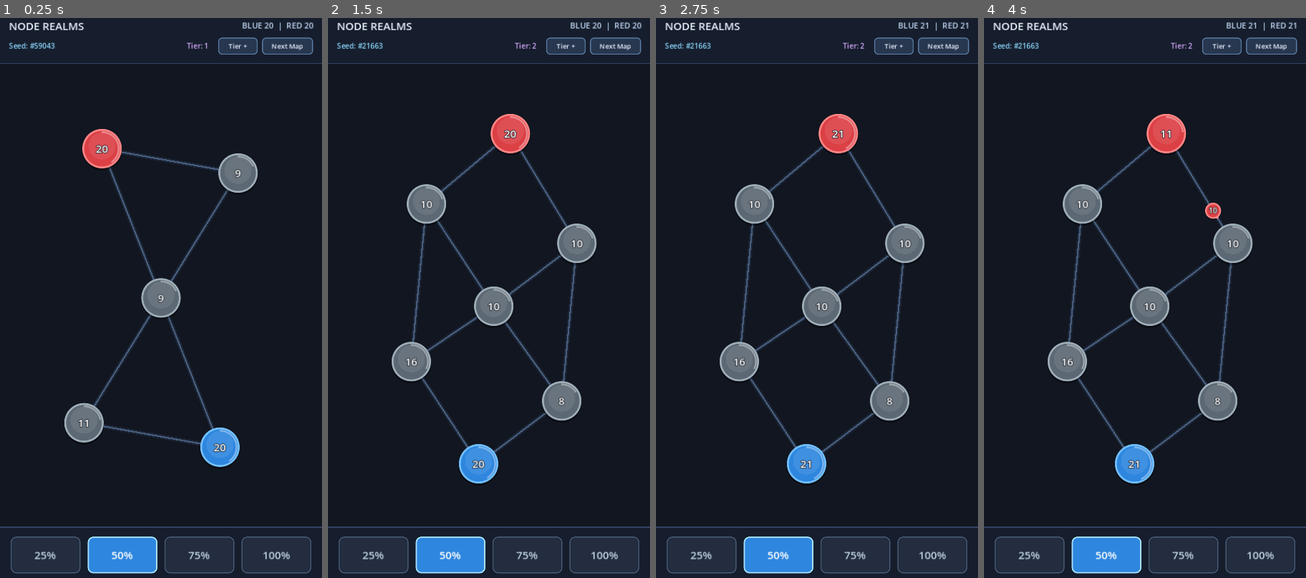
Above: before the commit, frames 1-4 (left to right).
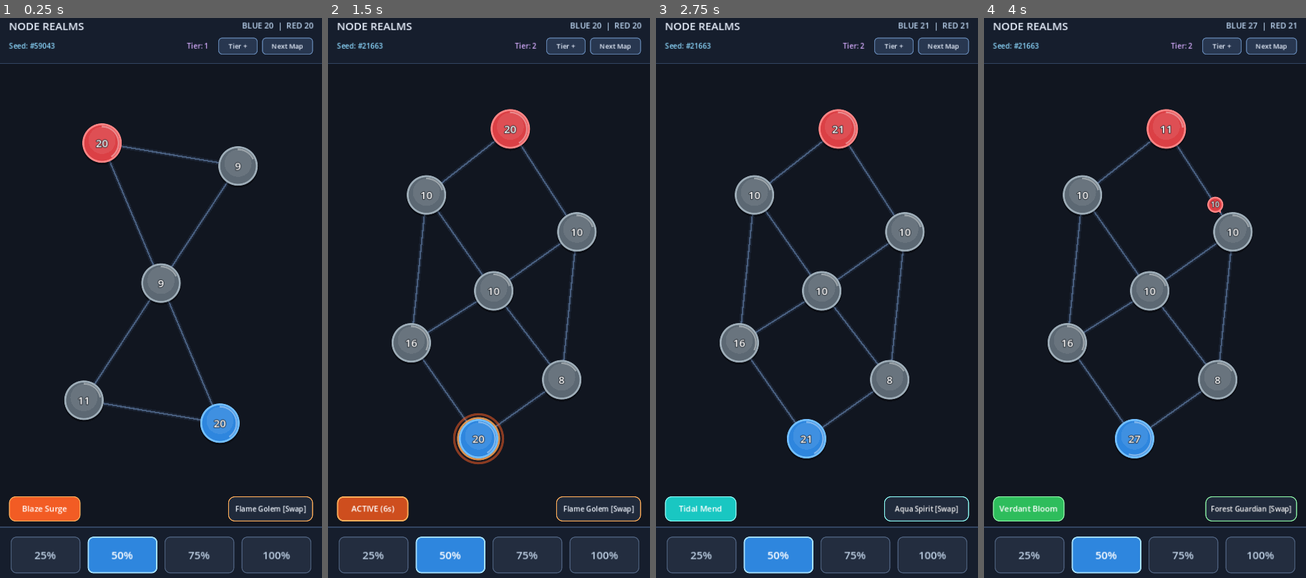
Above: after the commit, the same moments.

Repository: bohoa96tb/NodeRealms
Game: Godot game, scene res://scenes/BattleScene.tscn
The game is run twice, just before and just after one commit, with the same random seed, the same clock (stepped at 60 frames per second) and the same inputs.
Inputs (mouse positions are in pixels of both pictures, inside the frame that each line leads up to):
- Up to frame 1 (0.25 s): no input
- Up to frame 2 (1.5 s): click "Tier +" at 0.5 s; click (373, 510) at 1.25 s, where only the run after the commit has a clickable "Blaze Surge"
- Up to frame 3 (2.75 s): click (926, 510) at 2 s, where only the run after the commit has a clickable "Flame Golem [Swap]"
- Up to frame 4 (4 s): click (1029, 510) at 2.75 s, where only the run after the commit has a clickable "Tidal Mend"; click (1254, 510) at 3.5 s, where only the run after the commit has a clickable "Aqua Spirit [Swap]"

The runs differ from the first frame. In frame 1, 7.0% of the frame differs, in the area x 2-98%, y 18-90%; in frame 2, 9.1%, in the area x 2-98%, y 16-90%; in frame 3, 8.8%; in frame 4, 9.1%.

Commit message:
Implement P2 Part 1: 4 MVP Creatures, Active Skills HUD, and 110px Node Spacing

Diff:
--- a/scenes/BattleScene.tscn
+++ b/scenes/BattleScene.tscn
@@ -1,9 +1,10 @@
-[gd_scene load_steps=10 format=3]
+[gd_scene load_steps=11 format=3]
 
 [ext_resource type="Script" path="res://scripts/battle_manager.gd" id="1_battle_manager"]
 [ext_resource type="Script" path="res://scripts/ai_controller.gd" id="2_ai_controller"]
 [ext_resource type="PackedScene" path="res://scenes/BaseNode.tscn" id="3_base_node"]
 [ext_resource type="PackedScene" path="res://scenes/ArmyGroup.tscn" id="4_army_group"]
+[ext_resource type="Script" path="res://scripts/creature_manager.gd" id="5_creature_manager"]
 
 [sub_resource type="StyleBoxFlat" id="StyleBoxFlat_topbar"]
 bg_color = Color(0.09, 0.12, 0.18, 0.92)
@@ -85,6 +86,9 @@
 [node name="AIController" type="Node" parent="."]
 script = ExtResource("2_ai_controller")
 
+[node name="CreatureManager" type="Node" parent="."]
+script = ExtResource("5_creature_manager")
+
 [node name="HUD" type="CanvasLayer" parent="."]
 
 [node name="HUDRoot" type="Control" parent="HUD"]
@@ -177,6 +181,39 @@
 theme_override_font_sizes/font_size = 15
 text = "Next Map"
 
+[node name="SkillBar" type="HBoxContainer" parent="HUD/HUDRoot"]
+layout_mode = 1
+anchors_preset = 12
+anchor_top = 1.0
+anchor_right = 1.0
+anchor_bottom = 1.0
+offset_left = 20.0
+offset_top = -192.0
+offset_right = -20.0
+offset_bottom = -136.0
+grow_horizontal = 2
+grow_vertical = 0
+mouse_filter = 2
+
+[node name="SkillBtn" type="Button" parent="HUD/HUDRoot/SkillBar"]
+custom_minimum_size = Vector2(160, 56)
+layout_mode = 2
+focus_mode = 0
+theme_override_font_sizes/font_size = 18
+text = "Blaze Surge"
+
+[node name="SkillSpacer" type="Control" parent="HUD/HUDRoot/SkillBar"]
+layout_mode = 2
+size_flags_horizontal = 3
+mouse_filter = 2
+
+[node name="SwitchCreatureBtn" type="Button" parent="HUD/HUDRoot/SkillBar"]
+custom_minimum_size = Vector2(190, 56)
+layout_mode = 2
+focus_mode = 0
+theme_override_font_sizes/font_size = 16
+text = "Flame Golem [Swap]"
+
 [node name="BottomBar" type="PanelContainer" parent="HUD/HUDRoot"]
 layout_mode = 1
 anchors_preset = 12
--- a/scripts/army_group.gd
+++ b/scripts/army_group.gd
@@ -15,9 +15,11 @@
 var target_node: BaseNode = null
 var is_portal_travel: bool = false
 var is_resolved: bool = false
+var creature_manager: CreatureManager = null
 
 var _move_dir: Vector2 = Vector2.RIGHT
 var _warp_pulse: float = 0.0
+var _fire_pulse: float = 0.0
 
 @onready var troop_label: Label = $TroopLabel
 
@@ -28,13 +30,20 @@
 	queue_redraw()
 
 
-func setup(from_node: BaseNode, to_node: BaseNode, troop_count: int, portal_travel: bool = false) -> void:
+func setup(
+	from_node: BaseNode,
+	to_node: BaseNode,
+	troop_count: int,
+	portal_travel: bool = false,
+	mgr: CreatureManager = null
+) -> void:
 	source_node = from_node
 	target_node = to_node
 	faction = from_node.faction
 	troops = troop_count
 	power_multiplier = from_node.power_multiplier
 	is_portal_travel = portal_travel
+	creature_manager = mgr
 	global_position = from_node.global_position
 	_move_dir = (to_node.global_position - from_node.global_position).normalized()
 	if troop_label:
@@ -69,17 +78,31 @@
 	_move_dir = to_target / distance
 	global_position += _move_dir * step
 
+	var needs_redraw: bool = false
 	if is_portal_travel:
 		_warp_pulse = fmod(_warp_pulse + delta * 12.0, TAU)
+		needs_redraw = true
+	if _is_fire_buff_active():
+		_fire_pulse = fmod(_fire_pulse + delta * 10.0, TAU)
+		needs_redraw = true
+	if needs_redraw:
 		queue_redraw()
 
 
 func _draw() -> void:
 	var fill_color: Color = _get_fill_color()
 	var rim_color: Color = _get_rim_color()
+	var fire_active: bool = _is_fire_buff_active()
 
 	# Shadow
 	draw_circle(Vector2(0.0, 2.0), RADIUS + 2.0, Color(0.0, 0.0, 0.0, 0.35))
+
+	# FIRE buff glowing aura when Blaze Surge is active on PLAYER armies
+	if fire_active:
+		var fire_alpha: float = 0.65 + 0.3 * sin(_fire_pulse)
+		draw_circle(Vector2.ZERO, RADIUS + 7.0, Color(1.0, 0.36, 0.12, 0.28 * fire_alpha))
+		draw_arc(Vector2.ZERO, RADIUS + 4.0, 0.0, TAU, 32, Color(1.0, 0.45, 0.12, fire_alpha), 3.0, true)
+		rim_color = Color(1.0, 0.68, 0.28, 1.0)
 
 	# Portal warp aura & trail while traveling across a Portal
 	if is_portal_travel:
@@ -112,10 +135,22 @@
 	is_resolved = true
 
 	if target_node != null and is_instance_valid(target_node):
-		target_node.receive_army(faction, troops, power_multiplier)
+		var effective_attack_mult: float = power_multiplier
+		if faction == BaseNode.Faction.PLAYER and creature_manager != null and is_instance_valid(creature_manager):
+			effective_attack_mult *= creature_manager.get_attack_mult()
+		target_node.receive_army(faction, troops, effective_attack_mult)
 
 	arrived.emit(self)
 	queue_free()
+
+
+func _is_fire_buff_active() -> bool:
+	return (
+		faction == BaseNode.Faction.PLAYER
+		and creature_manager != null
+		and is_instance_valid(creature_manager)
+		and creature_manager.is_element_buff_active(CreatureData.Element.FIRE)
+	)
 
 
 func _update_label() -> void:
--- a/scripts/base_node.gd
+++ b/scripts/base_node.gd
@@ -37,6 +37,8 @@
 
 @onready var troop_label: Label = $TroopLabel
 
+var creature_manager: CreatureManager = null
+
 var is_selected: bool = false:
 	set(value):
 		if is_selected != value:
@@ -57,7 +59,11 @@
 
 var _is_mouse_over: bool = false
 var _portal_angle: float = 0.0
+var _buff_pulse: float = 0.0
+var _burst_progress: float = 1.0
+var _burst_color: Color = Color.WHITE
 var _pulse_tween: Tween
+var _burst_tween: Tween
 
 
 func _ready() -> void:
@@ -67,12 +73,27 @@
 
 
 func _process(delta: float) -> void:
+	var needs_redraw: bool = false
+
 	if faction == Faction.PLAYER or faction == Faction.ENEMY:
 		if troops < float(max_troops):
-			troops = minf(float(max_troops), troops + production_rate * delta)
+			var prod_mult: float = 1.0
+			if faction == Faction.PLAYER and creature_manager != null and is_instance_valid(creature_manager):
+				prod_mult = creature_manager.get_production_mult()
+			troops = minf(float(max_troops), troops + production_rate * prod_mult * delta)
 
 	if has_portal():
 		_portal_angle = fmod(_portal_angle + delta * 1.8, TAU)
+		needs_redraw = true
+
+	if _is_player_buff_active():
+		_buff_pulse = fmod(_buff_pulse + delta * 5.0, TAU)
+		needs_redraw = true
+
+	if _burst_progress < 1.0:
+		needs_redraw = true
+
+	if needs_redraw:
 		queue_redraw()
 
 
@@ -91,6 +112,15 @@
 		draw_arc(Vector2.ZERO, portal_radius, _portal_angle + PI, _portal_angle + PI * 1.68, 24, COLOR_PORTAL_CYAN, 3.0, true)
 		draw_circle(Vector2.from_angle(_portal_angle) * portal_radius, 3.5, COLOR_PORTAL_ORCHID)
 		draw_circle(Vector2.from_angle(_portal_angle + PI) * portal_radius, 3.5, COLOR_PORTAL_CYAN)
+
+	# Active creature buff glow ring for PLAYER nodes
+	if _is_player_buff_active():
+		var creature: Dictionary = creature_manager.get_equipped_creature()
+		var glow_col: Color = creature["color"]
+		var border_col: Color = creature["border_color"]
+		var pulse_alpha: float = 0.55 + 0.35 * sin(_buff_pulse)
+		draw_circle(Vector2.ZERO, RADIUS + 8.0, Color(glow_col.r, glow_col.g, glow_col.b, 0.18 * pulse_alpha))
+		draw_arc(Vector2.ZERO, RADIUS + 4.0, 0.0, TAU, 48, Color(border_col.r, border_col.g, border_col.b, pulse_alpha), 3.0, true)
 
 	# Selection / target highlight rings
 	if is_selected:
@@ -121,6 +151,12 @@
 			var end_angle: float = start_angle + TAU * fill_ratio
 			draw_arc(Vector2.ZERO, RADIUS - 5.0, start_angle, end_angle, 40, Color(1.0, 1.0, 1.0, 0.38), 2.5, true)
 
+	# Skill activation expanding shockwave ripple
+	if _burst_progress < 1.0:
+		var ripple_r: float = RADIUS + _burst_progress * 34.0
+		var ripple_alpha: float = (1.0 - _burst_progress) * 0.85
+		draw_arc(Vector2.ZERO, ripple_r, 0.0, TAU, 48, Color(_burst_color.r, _burst_color.g, _burst_color.b, ripple_alpha), 4.0, true)
+
 
 func extract_troops(ratio: float) -> int:
 	var available: int = floori(troops)
@@ -135,6 +171,26 @@
 	return amount
 
 
+func receive_heal(amount: int, burst_color: Color) -> void:
+	if amount <= 0:
+		return
+	troops = minf(float(max_troops), troops + float(amount))
+	play_pulse(1.18)
+	trigger_skill_burst(burst_color)
+
+
+func trigger_skill_burst(burst_color: Color) -> void:
+	if not is_inside_tree():
+		return
+	_burst_color = burst_color
+	_burst_progress = 0.0
+	if _burst_tween and _burst_tween.is_valid():
+		_burst_tween.kill()
+	_burst_tween = create_tween()
+	_burst_tween.tween_property(self, "_burst_progress", 1.0, 0.45).set_ease(Tween.EASE_OUT)
+	queue_redraw()
+
+
 func receive_army(incoming_faction: Faction, incoming_troops: int, attack_mult: float) -> void:
 	if incoming_troops <= 0:
 		return
@@ -145,6 +201,9 @@
 		return
 
 	var defense_mult: float = power_multiplier
+	if faction == Faction.PLAYER and creature_manager != null and is_instance_valid(creature_manager):
+		defense_mult *= creature_manager.get_defense_mult()
+
 	var attack_power: float = float(incoming_troops) * attack_mult
 	var defense_power: float = troops * defense_mult
 
@@ -195,6 +254,10 @@
 	_pulse_tween.tween_property(self, "scale", Vector2.ONE, 0.14).set_ease(Tween.EASE_IN_OUT)
 
 
+func _is_player_buff_active() -> bool:
+	return faction == Faction.PLAYER and creature_manager != null and is_instance_valid(creature_manager) and creature_manager.is_skill_active()
+
+
 func _refresh_visuals() -> void:
 	_update_troop_label()
 	queue_redraw()
--- a/scripts/battle_manager.gd
+++ b/scripts/battle_manager.gd
@@ -1,7 +1,7 @@
 class_name BattleManager
 extends Node2D
 
-const PLAY_AREA := Rect2(90.0, 190.0, 540.0, 890.0)
+const PLAY_AREA := Rect2(90.0, 185.0, 540.0, 835.0)
 const TOUCH_SELECT_PADDING: float = 16.0
 const RATIO_OPTIONS := [0.25, 0.5, 0.75, 1.0]
 const EMULATED_DEVICE_ID: int = -1
@@ -18,12 +18,16 @@
 @onready var army_groups_layer: Node2D = $ArmyGroupsLayer
 @onready var drag_line: Line2D = $DragLine
 @onready var ai_controller: AIController = $AIController
+@onready var creature_manager: CreatureManager = $CreatureManager
 
 @onready var stats_label: Label = $HUD/HUDRoot/TopBar/TopMargin/TopVBox/TopHeaderRow/StatsLabel
 @onready var seed_label: Label = $HUD/HUDRoot/TopBar/TopMargin/TopVBox/MapControlsRow/SeedLabel
 @onready var tier_label: Label = $HUD/HUDRoot/TopBar/TopMargin/TopVBox/MapControlsRow/TierLabel
 @onready var next_map_btn: Button = $HUD/HUDRoot/TopBar/TopMargin/TopVBox/MapControlsRow/NextMapBtn
 @onready var tier_btn: Button = $HUD/HUDRoot/TopBar/TopMargin/TopVBox/MapControlsRow/TierBtn
+
+@onready var skill_btn: Button = $HUD/HUDRoot/SkillBar/SkillBtn
+@onready var switch_creature_btn: Button = $HUD/HUDRoot/SkillBar/SwitchCreatureBtn
 
 @onready var btn_25: Button = $HUD/HUDRoot/BottomBar/BottomMargin/RatioContainer/Btn25
 @onready var btn_50: Button = $HUD/HUDRoot/BottomBar/BottomMargin/RatioContainer/Btn50
@@ -43,6 +47,7 @@
 var _map_generator := MapGenerator.new()
 var _portal_visuals: Array[Line2D] = []
 var _portal_anim_time: float = 0.0
+var _skill_blink_time: float = 0.0
 
 var _drag_source_node: BaseNode = null
 var _hovered_target_node: BaseNode = null
@@ -53,6 +58,10 @@
 
 var _style_btn_normal: StyleBoxFlat
 var _style_btn_active: StyleBoxFlat
+var _style_skill_ready: StyleBoxFlat
+var _style_skill_active: StyleBoxFlat
+var _style_skill_cooldown: StyleBoxFlat
+var _style_switch_btn: StyleBoxFlat
 
 
 func _ready() -> void:
@@ -60,10 +69,12 @@
 	ratio_buttons.assign([btn_25, btn_50, btn_75, btn_100])
 	_setup_hud_styles()
 	_connect_hud_signals()
+	_connect_creature_signals()
 	_select_ratio_index(1) # Default 50%
 
 	var initial_seed: int = randi_range(10000, 99999)
 	load_generated_map(initial_seed, 1)
+	_refresh_creature_hud()
 
 
 func _process(delta: float) -> void:
@@ -73,6 +84,10 @@
 		for line in _portal_visuals:
 			if is_instance_valid(line):
 				line.modulate.a = pulse_alpha
+
+	if creature_manager != null and creature_manager.is_skill_active():
+		_skill_blink_time += delta * 8.0
+		_update_active_skill_blink()
 
 	if _game_ended:
 		return
@@ -134,6 +149,10 @@
 	_game_ended = false
 	_stats_refresh_timer = 0.0
 
+	if creature_manager:
+		creature_manager.set_paused(false)
+		creature_manager.reset_state()
+
 	if drag_line:
 		drag_line.visible = false
 	if result_overlay:
@@ -157,6 +176,7 @@
 		node.position = node_info["position"]
 		node.faction = node_info["faction"] as BaseNode.Faction
 		node.troops = float(node_info["troops"])
+		node.creature_manager = creature_manager
 		nodes_layer.add_child(node)
 		all_nodes.append(node)
 		node_by_id[node.node_id] = node
@@ -181,6 +201,7 @@
 
 	_update_map_hud_labels()
 	_update_stats_label()
+	_refresh_creature_hud()
 
 
 func spawn_army(from_node: BaseNode, to_node: BaseNode, ratio: float) -> void:
@@ -198,7 +219,7 @@
 	var is_portal: bool = from_node.is_portal_connected_to(to_node)
 	var army: ArmyGroup = army_group_scene.instantiate() as ArmyGroup
 	army_groups_layer.add_child(army)
-	army.setup(from_node, to_node, sent_troops, is_portal)
+	army.setup(from_node, to_node, sent_troops, is_portal, creature_manager)
 	army.arrived.connect(_on_army_arrived)
 	_update_stats_label()
 
@@ -456,6 +477,10 @@
 	_game_ended = true
 	_cancel_drag()
 
+	if creature_manager:
+		creature_manager.set_paused(true)
+	_refresh_creature_hud()
+
 	if victory:
 		result_title.text = "VICTORY"
 		result_title.add_theme_color_override("font_color", Color(0.45, 0.88, 1.0, 1.0))
@@ -536,6 +561,34 @@
 			top_btn.add_theme_stylebox_override("pressed", style_top_btn_hover)
 			top_btn.add_theme_stylebox_override("focus", style_top_btn)
 
+	_style_skill_ready = StyleBoxFlat.new()
+	_style_skill_ready.set_border_width_all(2)
+	_style_skill_ready.set_corner_radius_all(14)
+	_style_skill_ready.content_margin_left = 12.0
+	_style_skill_ready.content_margin_right = 12.0
+
+	_style_skill_active = StyleBoxFlat.new()
+	_style_skill_active.set_border_width_all(3)
+	_style_skill_active.set_corner_radius_all(14)
+	_style_skill_active.content_margin_left = 12.0
+	_style_skill_active.content_margin_right = 12.0
+
+	_style_skill_cooldown = StyleBoxFlat.new()
+	_style_skill_cooldown.bg_color = Color(0.12, 0.14, 0.2, 0.85)
+	_style_skill_cooldown.border_color = Color(0.28, 0.32, 0.4, 0.75)
+	_style_skill_cooldown.set_border_width_all(2)
+	_style_skill_cooldown.set_corner_radius_all(14)
+	_style_skill_cooldown.content_margin_left = 12.0
+	_style_skill_cooldown.content_margin_right = 12.0
+
+	_style_switch_btn = StyleBoxFlat.new()
+	_style_switch_btn.bg_color = Color(0.13, 0.17, 0.24, 0.94)
+	_style_switch_btn.border_color = Color(0.45, 0.56, 0.72, 0.9)
+	_style_switch_btn.set_border_width_all(2)
+	_style_switch_btn.set_corner_radius_all(14)
+	_style_switch_btn.content_margin_left = 12.0
+	_style_switch_btn.content_margin_right = 12.0
+
 
 func _connect_hud_signals() -> void:
 	for i in range(ratio_buttons.size()):
@@ -548,6 +601,114 @@
 		next_map_btn.pressed.connect(_on_next_map_pressed)
 	if tier_btn:
 		tier_btn.pressed.connect(_on_tier_button_pressed)
+	if skill_btn:
+		skill_btn.pressed.connect(_on_skill_button_pressed)
+	if switch_creature_btn:
+		switch_creature_btn.pressed.connect(_on_switch_creature_pressed)
+
+
+func _connect_creature_signals() -> void:
+	if creature_manager == null:
+		return
+	creature_manager.skill_activated.connect(_on_skill_activated)
+	creature_manager.skill_ended.connect(_on_skill_ended)
+	creature_manager.cooldown_updated.connect(_on_cooldown_updated)
+	creature_manager.creature_changed.connect(_on_creature_changed)
+
+
+func _refresh_creature_hud() -> void:
+	if creature_manager == null:
+		return
+
+	var creature: Dictionary = creature_manager.get_equipped_creature()
+	var base_col: Color = creature["color"]
+	var border_col: Color = creature["border_color"]
+
+	if switch_creature_btn:
+		switch_creature_btn.text = "%s [Swap]" % creature["name"]
+		_style_switch_btn.border_color = border_col
+		switch_creature_btn.add_theme_stylebox_override("normal", _style_switch_btn)
+		switch_creature_btn.add_theme_stylebox_override("hover", _style_switch_btn)
+		switch_creature_btn.add_theme_stylebox_override("pressed", _style_switch_btn)
+		switch_creature_btn.add_theme_stylebox_override("focus", _style_switch_btn)
+		switch_creature_btn.add_theme_color_override("font_color", Color(0.95, 0.97, 1.0, 1.0))
+
+	if skill_btn == null:
+		return
+
+	_style_skill_ready.bg_color = base_col
+	_style_skill_ready.border_color = border_col
+	_style_skill_active.bg_color = base_col.darkened(0.15)
+	_style_skill_active.border_color = border_col
+
+	if creature_manager.is_skill_active():
+		skill_btn.disabled = true
+		skill_btn.modulate = Color(1.0, 1.0, 1.0, 1.0)
+		skill_btn.text = "ACTIVE (%ds)" % maxi(1, ceili(creature_manager.active_timer))
+		skill_btn.add_theme_stylebox_override("disabled", _style_skill_active)
+		skill_btn.add_theme_color_override("font_disabled_color", Color.WHITE)
+	elif creature_manager.cooldown_timer > 0.0:
+		skill_btn.disabled = true
+		skill_btn.modulate = Color(1.0, 1.0, 1.0, 0.65)
+		skill_btn.text = "%ds" % maxi(1, ceili(creature_manager.cooldown_timer))
+		skill_btn.add_theme_stylebox_override("disabled", _style_skill_cooldown)
+		skill_btn.add_theme_color_override("font_disabled_color", Color(0.72, 0.78, 0.86, 1.0))
+	else:
+		skill_btn.disabled = _game_ended
+		skill_btn.modulate = Color(1.0, 1.0, 1.0, 1.0)
+		skill_btn.text = creature["skill_name"]
+		skill_btn.add_theme_stylebox_override("normal", _style_skill_ready)
+		skill_btn.add_theme_stylebox_override("hover", _style_skill_ready)
+		skill_btn.add_theme_stylebox_override("pressed", _style_skill_ready)
+		skill_btn.add_theme_stylebox_override("focus", _style_skill_ready)
+		skill_btn.add_theme_stylebox_override("disabled", _style_skill_cooldown)
+		skill_btn.add_theme_color_override("font_color", Color.WHITE)
+
+
+func _update_active_skill_blink() -> void:
+	if _style_skill_active == null or creature_manager == null:
+		return
+	var creature: Dictionary = creature_manager.get_equipped_creature()
+	var border_col: Color = creature["border_color"]
+	var blink: float = 0.5 + 0.5 * sin(_skill_blink_time)
+	_style_skill_active.border_color = border_col.lerp(Color.WHITE, blink)
+
+
+func _on_skill_button_pressed() -> void:
+	if _game_ended or creature_manager == null:
+		return
+	var player_nodes: Array[BaseNode] = get_nodes_by_faction(BaseNode.Faction.PLAYER)
+	creature_manager.activate_skill(player_nodes)
+
+
+func _on_switch_creature_pressed() -> void:
+	if _game_ended or creature_manager == null:
+		return
+	creature_manager.cycle_creature()
+
+
+func _on_skill_activated(_creature: Dictionary) -> void:
+	_skill_blink_time = 0.0
+	_update_stats_label()
+	_refresh_creature_hud()
+
+
+func _on_skill_ended(_creature: Dictionary) -> void:
+	for node in all_nodes:
+		if is_instance_valid(node):
+			node.queue_redraw()
+	_refresh_creature_hud()
+
+
+func _on_cooldown_updated(_remaining_cooldown: float, _remaining_active: float) -> void:
+	_refresh_creature_hud()
+
+
+func _on_creature_changed(_creature: Dictionary) -> void:
+	for node in all_nodes:
+		if is_instance_valid(node):
+			node.queue_redraw()
+	_refresh_creature_hud()
 
 
 func _on_ratio_button_pressed(index: int) -> void:
--- /dev/null
+++ b/scripts/creature_data.gd
@@ -0,0 +1,81 @@
+class_name CreatureData
+extends RefCounted
+
+enum Element { FIRE, WATER, NATURE, EARTH }
+
+const CREATURE_ORDER := ["flame_golem", "aqua_spirit", "forest_guardian", "stone_titan"]
+
+
+static func get_all_creatures() -> Dictionary:
+	return {
+		"flame_golem": {
+			"id": "flame_golem",
+			"name": "Flame Golem",
+			"element": Element.FIRE,
+			"skill_name": "Blaze Surge",
+			"color": Color(0.95, 0.36, 0.14, 1.0),
+			"border_color": Color(1.0, 0.68, 0.35, 1.0),
+			"duration": 6.0,
+			"cooldown": 18.0,
+			"attack_mult": 1.4,
+			"defense_mult": 1.0,
+			"production_mult": 1.0,
+			"instant_heal": 0,
+		},
+		"aqua_spirit": {
+			"id": "aqua_spirit",
+			"name": "Aqua Spirit",
+			"element": Element.WATER,
+			"skill_name": "Tidal Mend",
+			"color": Color(0.10, 0.78, 0.76, 1.0),
+			"border_color": Color(0.55, 0.98, 0.96, 1.0),
+			"duration": 0.0,
+			"cooldown": 20.0,
+			"attack_mult": 1.0,
+			"defense_mult": 1.0,
+			"production_mult": 1.0,
+			"instant_heal": 6,
+		},
+		"forest_guardian": {
+			"id": "forest_guardian",
+			"name": "Forest Guardian",
+			"element": Element.NATURE,
+			"skill_name": "Verdant Bloom",
+			"color": Color(0.18, 0.74, 0.36, 1.0),
+			"border_color": Color(0.55, 0.96, 0.65, 1.0),
+			"duration": 8.0,
+			"cooldown": 22.0,
+			"attack_mult": 1.0,
+			"defense_mult": 1.0,
+			"production_mult": 2.0,
+			"instant_heal": 0,
+		},
+		"stone_titan": {
+			"id": "stone_titan",
+			"name": "Stone Titan",
+			"element": Element.EARTH,
+			"skill_name": "Iron Bastion",
+			"color": Color(0.76, 0.58, 0.20, 1.0),
+			"border_color": Color(0.96, 0.84, 0.48, 1.0),
+			"duration": 7.0,
+			"cooldown": 20.0,
+			"attack_mult": 1.0,
+			"defense_mult": 1.5,
+			"production_mult": 1.0,
+			"instant_heal": 0,
+		},
+	}
+
+
+static func get_creature(creature_id: String) -> Dictionary:
+	var all_data: Dictionary = get_all_creatures()
+	if all_data.has(creature_id):
+		return all_data[creature_id]
+	return all_data[CREATURE_ORDER[0]]
+
+
+static func get_next_creature_id(current_id: String) -> String:
+	var idx: int = CREATURE_ORDER.find(current_id)
+	if idx == -1:
+		return CREATURE_ORDER[0]
+	return CREATURE_ORDER[(idx + 1) % CREATURE_ORDER.size()]
--- /dev/null
+++ b/scripts/creature_manager.gd
@@ -0,0 +1,119 @@
+class_name CreatureManager
+extends Node
+
+signal skill_activated(creature: Dictionary)
+signal skill_ended(creature: Dictionary)
+signal cooldown_updated(remaining_cooldown: float, remaining_active: float)
+signal creature_changed(creature: Dictionary)
+
+var equipped_creature_id: String = "flame_golem"
+var active_timer: float = 0.0
+var cooldown_timer: float = 0.0
+
+var _is_paused: bool = false
+
+
+func _process(delta: float) -> void:
+	if _is_paused:
+		return
+
+	var changed: bool = false
+	var creature: Dictionary = get_equipped_creature()
+
+	if active_timer > 0.0:
+		active_timer = maxf(0.0, active_timer - delta)
+		changed = true
+		if active_timer <= 0.0:
+			cooldown_timer = float(creature["cooldown"])
+			skill_ended.emit(creature)
+	elif cooldown_timer > 0.0:
+		cooldown_timer = maxf(0.0, cooldown_timer - delta)
+		changed = true
+
+	if changed:
+		cooldown_updated.emit(cooldown_timer, active_timer)
+
+
+func set_paused(paused: bool) -> void:
+	_is_paused = paused
+
+
+func get_equipped_creature() -> Dictionary:
+	return CreatureData.get_creature(equipped_creature_id)
+
+
+func cycle_creature() -> Dictionary:
+	equipped_creature_id = CreatureData.get_next_creature_id(equipped_creature_id)
+	reset_state()
+	var creature: Dictionary = get_equipped_creature()
+	creature_changed.emit(creature)
+	return creature
+
+
+func reset_state() -> void:
+	var was_active: bool = active_timer > 0.0
+	active_timer = 0.0
+	cooldown_timer = 0.0
+	if was_active:
+		skill_ended.emit(get_equipped_creature())
+	cooldown_updated.emit(cooldown_timer, active_timer)
+
+
+func is_skill_ready() -> bool:
+	return active_timer <= 0.0 and cooldown_timer <= 0.0
+
+
+func is_skill_active() -> bool:
+	return active_timer > 0.0
+
+
+func is_element_buff_active(element: CreatureData.Element) -> bool:
+	if active_timer <= 0.0:
+		return false
+	var creature: Dictionary = get_equipped_creature()
+	return int(creature["element"]) == int(element)
+
+
+func get_attack_mult() -> float:
+	if active_timer <= 0.0:
+		return 1.0
+	return float(get_equipped_creature()["attack_mult"])
+
+
+func get_defense_mult() -> float:
+	if active_timer <= 0.0:
+		return 1.0
+	return float(get_equipped_creature()["defense_mult"])
+
+
+func get_production_mult() -> float:
+	if active_timer <= 0.0:
+		return 1.0
+	return float(get_equipped_creature()["production_mult"])
+
+
+func activate_skill(player_nodes: Array[BaseNode]) -> bool:
+	if not is_skill_ready():
+		return false
+
+	var creature: Dictionary = get_equipped_creature()
+	var burst_color: Color = creature["color"]
+	var heal_amount: int = int(creature["instant_heal"])
+	var duration: float = float(creature["duration"])
+
+	for node in player_nodes:
+		if not is_instance_valid(node):
+			continue
+		if heal_amount > 0:
+			node.receive_heal(heal_amount, burst_color)
+		else:
+			node.trigger_skill_burst(burst_color)
+
+	if duration > 0.0:
+		active_timer = duration
+	else:
+		cooldown_timer = float(creature["cooldown"])
+
+	skill_activated.emit(creature)
+	cooldown_updated.emit(cooldown_timer, active_timer)
+	return true
--- a/scripts/map_generator.gd
+++ b/scripts/map_generator.gd
@@ -1,7 +1,7 @@
 class_name MapGenerator
 extends RefCounted
 
-const MERGE_DISTANCE_PX: float = 90.0
+const MERGE_DISTANCE_PX: float = 100.0
 const EDGE_THROUGH_NODE_PX: float = 28.0
 const MAX_VALIDATION_RETRIES: int = 20
 const STARTING_FACTION_TROOPS: float = 20.0
--- a/scripts/map_validator.gd
+++ b/scripts/map_validator.gd
@@ -3,7 +3,7 @@
 
 const MIN_NODES: int = 4
 const MAX_NODES: int = 25
-const MIN_NODE_DISTANCE: float = 85.0
+const MIN_NODE_DISTANCE: float = 110.0
 const MIN_FACTION_GRAPH_HOPS: int = 2
 
 
